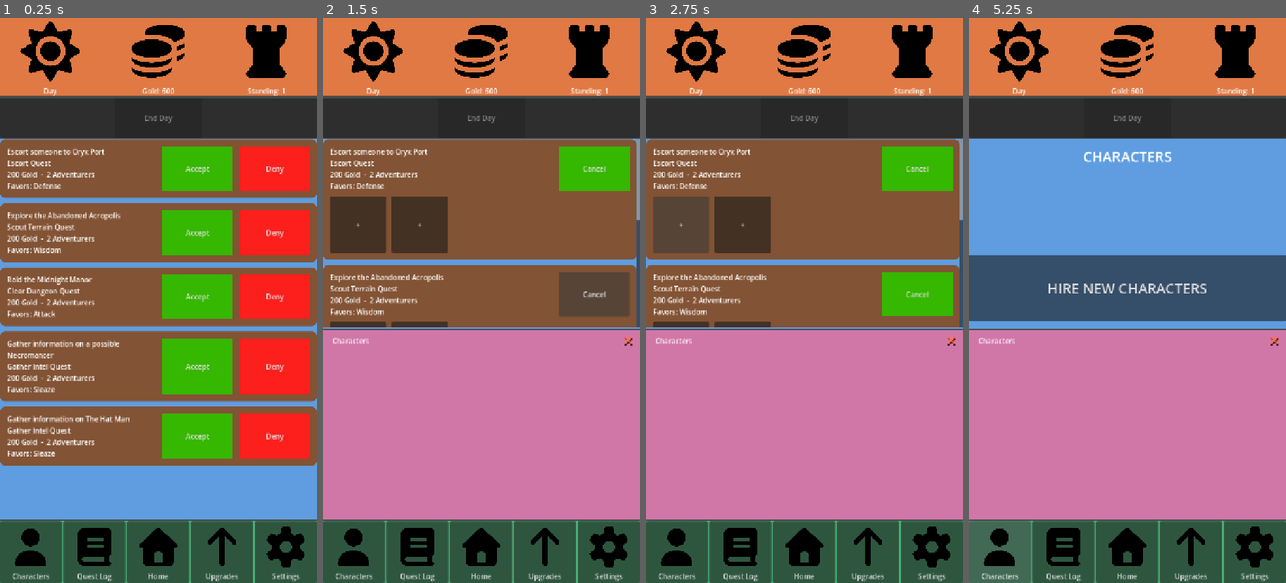
Above: before the commit, frames 1-4 (left to right).
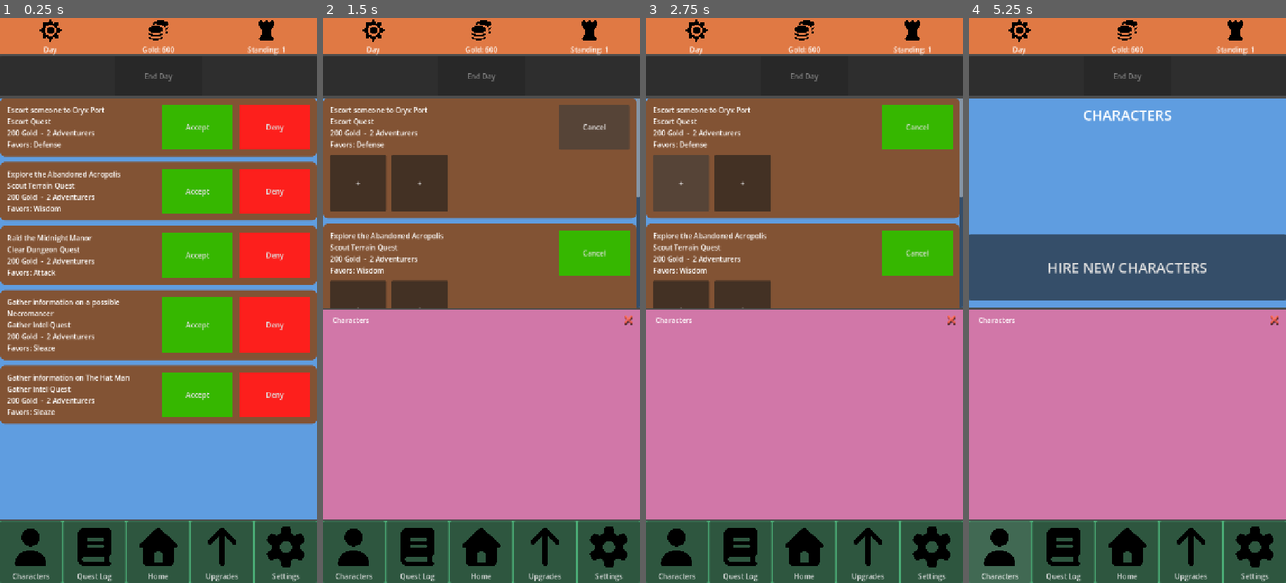
Above: after the commit, the same moments.

Repository: ActuallySanta/Fantasy-Guild-Manager
Game: Godot game, scene res://Scenes/UI/home_ui_prototype.tscn
Same seed, same stepped clock (60 frames per second), same inputs: the game is played once before the commit and once after it. The engine's default icon, where the game draws it, is replaced by a stand-in: a white triangle on a blue panel in a dark square.
Inputs:
- Up to frame 1 (0.25 s): no input
- Up to frame 2 (1.5 s): click "Accept" at 0.5 s; click "Accept" at 1.25 s
- Up to frame 3 (2.75 s): click "+" at 2 s
- Up to frame 4 (5.25 s): click "+" at 2.75 s; click "+" at 3.5 s; click "Deny" at 4.25 s; click "Characters" at 5 s

The runs differ from the first frame. In frame 1, 47% of the frame differs, in the area x 0-100%, y 0-80%; in frame 2, 35%; in frame 3, 34%; in frame 4, 26%.

Commit message:
Shrink topbar

Diff:
--- a/Scenes/UI/home_ui_prototype.tscn
+++ b/Scenes/UI/home_ui_prototype.tscn
@@ -69,10 +69,10 @@
 size_flags_vertical = 4
 
 [node name="TextureRect" type="TextureRect" parent="MarginContainer/VBoxContainer/TopBar/TopBarRow/VBoxContainer" unique_id=789881013]
-custom_maximum_size = Vector2(-1, 150)
+custom_minimum_size = Vector2(0, 56)
 layout_mode = 2
 texture = ExtResource("2_sufdd")
-expand_mode = 4
+expand_mode = 1
 stretch_mode = 5
 
 [node name="DayLabel" type="Label" parent="MarginContainer/VBoxContainer/TopBar/TopBarRow/VBoxContainer" unique_id=1815111058]
@@ -89,10 +89,10 @@
 size_flags_vertical = 4
 
 [node name="TextureRect" type="TextureRect" parent="MarginContainer/VBoxContainer/TopBar/TopBarRow/VBoxContainer2" unique_id=795115508]
-custom_maximum_size = Vector2(-1, 150)
+custom_minimum_size = Vector2(0, 56)
 layout_mode = 2
 texture = ExtResource("3_58akh")
-expand_mode = 4
+expand_mode = 1
 stretch_mode = 5
 
 [node name="GoldLabel" type="Label" parent="MarginContainer/VBoxContainer/TopBar/TopBarRow/VBoxContainer2" unique_id=1468207839]
@@ -108,10 +108,10 @@
 size_flags_vertical = 4
 
 [node name="TextureRect" type="TextureRect" parent="MarginContainer/VBoxContainer/TopBar/TopBarRow/VBoxContainer3" unique_id=662753280]
-custom_maximum_size = Vector2(-1, 150)
+custom_minimum_size = Vector2(0, 56)
 layout_mode = 2
 texture = ExtResource("4_73enw")
-expand_mode = 4
+expand_mode = 1
 stretch_mode = 5
 
 [node name="StanLabel" type="Label" parent="MarginContainer/VBoxContainer/TopBar/TopBarRow/VBoxContainer3" unique_id=510686645]
